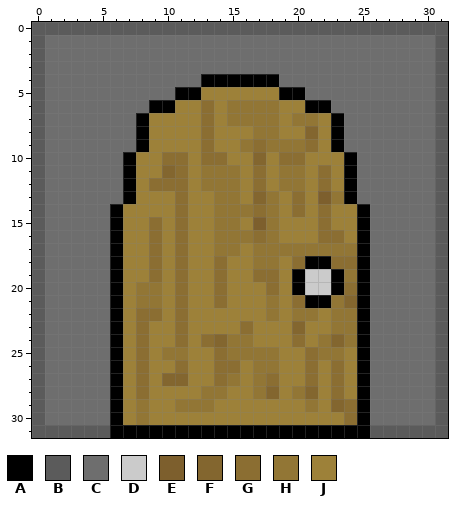
Pixel-art sprite -- raw_assets/door_closed.png. Above: the version before the commit.
The file is 32x32 pixels. Colours within 5 levels of each other are drawn and written as one.
Palette (. is transparent): A #000000  B #5b5b5b  C #6e6e6e  D #cbcbcb  E #7d5f2d  F #83662f  G #8b6e32  H #927635  J #9d8139
Pixels before, first column x 0:
 0 BBBBBBBBBBBBBBBBBBBBBBBBBBBBBBBB
 1 BCCCCCCCCCCCCCCCCCCCCCCCCCCCCCCB
 2 BCCCCCCCCCCCCCCCCCCCCCCCCCCCCCCB
 3 BCCCCCCCCCCCCCCCCCCCCCCCCCCCCCCB
 4 BCCCCCCCCCCCCAAAAAACCCCCCCCCCCCB
 5 BCCCCCCCCCCAAJJJJJJAACCCCCCCCCCB
 6 BCCCCCCCCAAJJGJHHHHJJAACCCCCCCCB
 7 BCCCCCCCAJJJJGJHHHHJHHJACCCCCCCB
 8 BCCCCCCCAJJJJGJJJHHJJFJACCCCCCCB
 9 BCCCCCCCAJJJJGJJHGHHHGJACCCCCCCB
10 BCCCCCCAJJGGJGGJJFJGGJJJACCCCCCB
11 BCCCCCCAJJFGJHHHJGJHHJGJACCCCCCB
12 BCCCCCCAJGGGJHHHJGJHHJGJACCCCCCB
13 BCCCCCCAJJJGJJHHJFHJGJEHACCCCCCB
14 BCCCCCAJJJJGJJHHHGHJGJGJJACCCCCB
15 BCCCCCAJJGJGJJHHJEHJJJGJJACCCCCB
16 BCCCCCAJJGJGJJHHHGHJJJGGJACCCCCB
17 BCCCCCAJJGJGJJHHJHHHHHHHHACCCCCB
18 BCCCCCAJJGJGJJGJJHHJGAAGGACCCCCB
19 BCCCCCAJJGJGJJGJJGGJADDAHACCCCCB
20 BCCCCCAJHHJGJJGJJJGJADDAGACCCCCB
21 BCCCCCAJHHJGJJGJJJHJGAAHFACCCCCB
22 BCCCCCAJGGJGJJJJJJHJHHJHHACCCCCB
23 BCCCCCAJGJJGJJJJGJJJFJJHHACCCCCB
24 BCCCCCAJGJJGJGFHHJJJGJHFHACCCCCB
25 BCCCCCAJGJHHJJGHHHHJJGHHJACCCCCB
26 BCCCCCAJGJJGJJGGJHHJJGJGJACCCCCB
27 BCCCCCAJGJFFJJGHJHGJJGJGJACCCCCB
28 BCCCCCAJGJJJJHHJJHFJHFJGJACCCCCB
29 BCCCCCAJHJJHHHJJJJJJJHJFGACCCCCB
30 BCCCCCAJHJJJJJJJJJJJJJJJGACCCCCB
31 BBBBBBAAAAAAAAAAAAAAAAAAAABBBBBB
And afterwards:
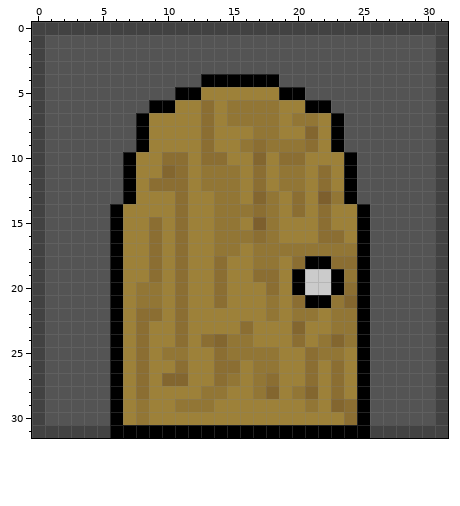
Edits made:
colour B: #5b5b5b -> #424242
colour C: #6e6e6e -> #545454
Pixel boxes of the changes (left, top, right, bottom) in both pictures:
changed: (32, 22, 448, 438)
